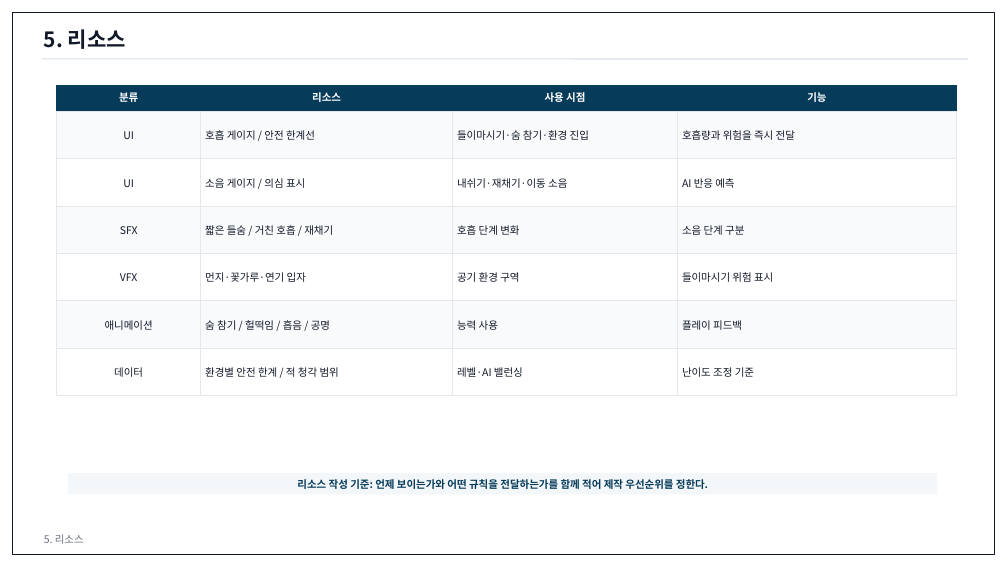
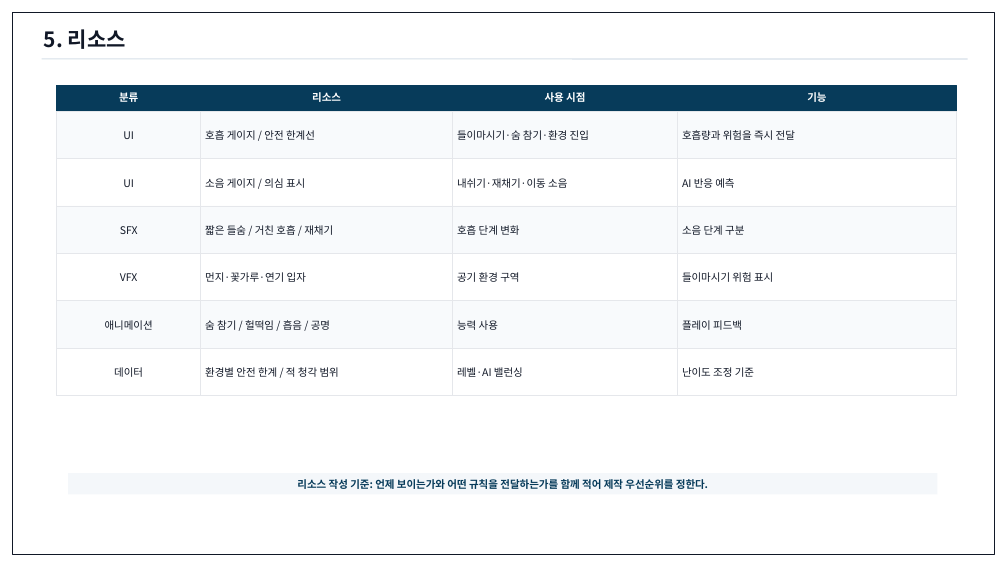
Before and after one commit to ysooj/Gihoek_8, a slide deck: slide 29 of [작업 중] 호흡 시스템 기획문서.pptx (slide 28 before the commit). Drawn at 1008x567 pixels with LibreOffice and Linux fonts; fonts in the diff are those of the drawing. Boxes give left, top, right and bottom in pixels: in the first picture for what was removed or moved away, otherwise in the second. Text is boxed around its words. In the diff, an @@ line names an element or a change of style, - is before the commit and + after.

```diff
--- a/[작업 중] 호흡 시스템 기획문서.pptx
+++ b/[작업 중] 호흡 시스템 기획문서.pptx
@@ text removed at (x1=44, y1=534, x2=84, y2=544) @@
-5. 리소스
```
Also in this commit, not shown: 28 other slides changed, 1 slide added, 3 other files.
